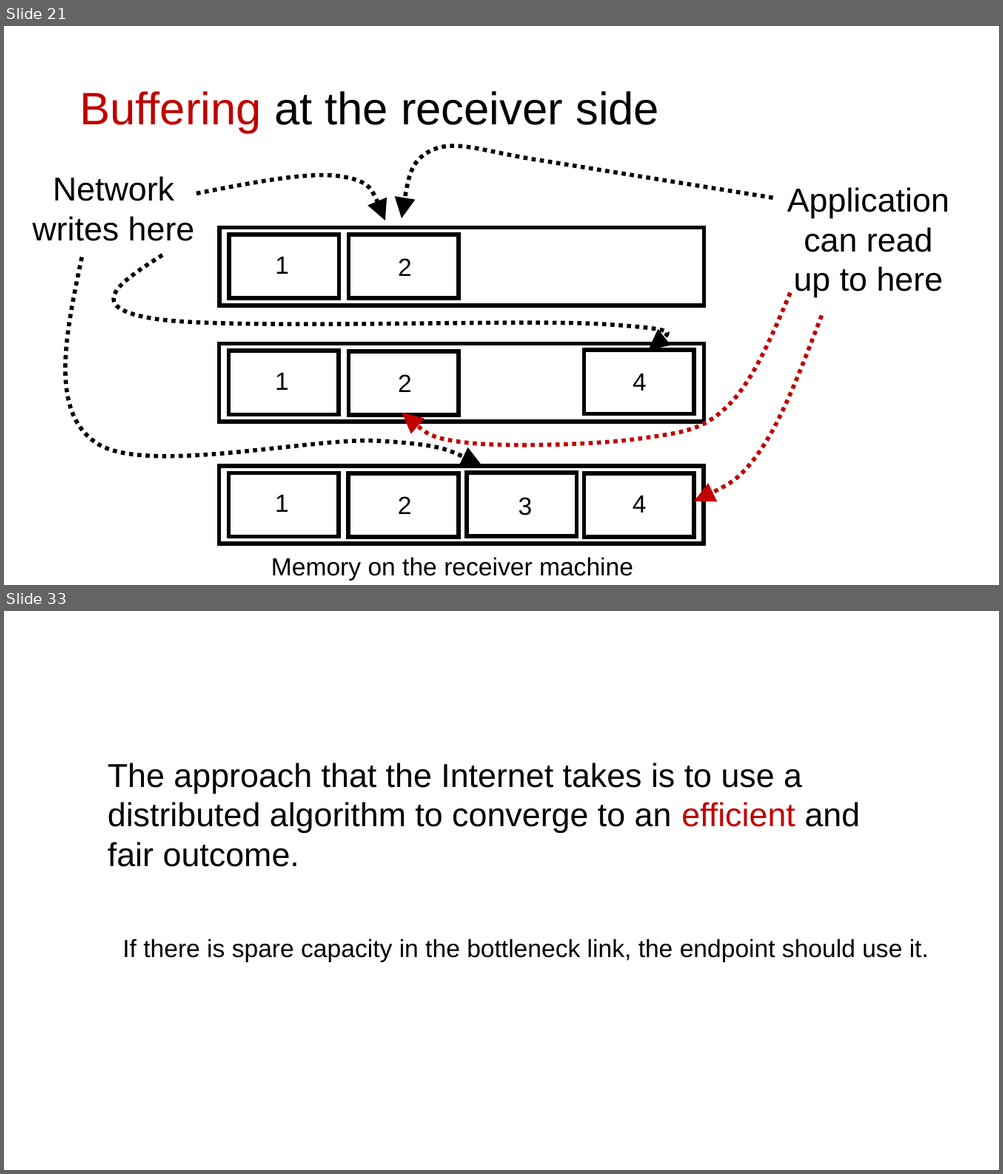
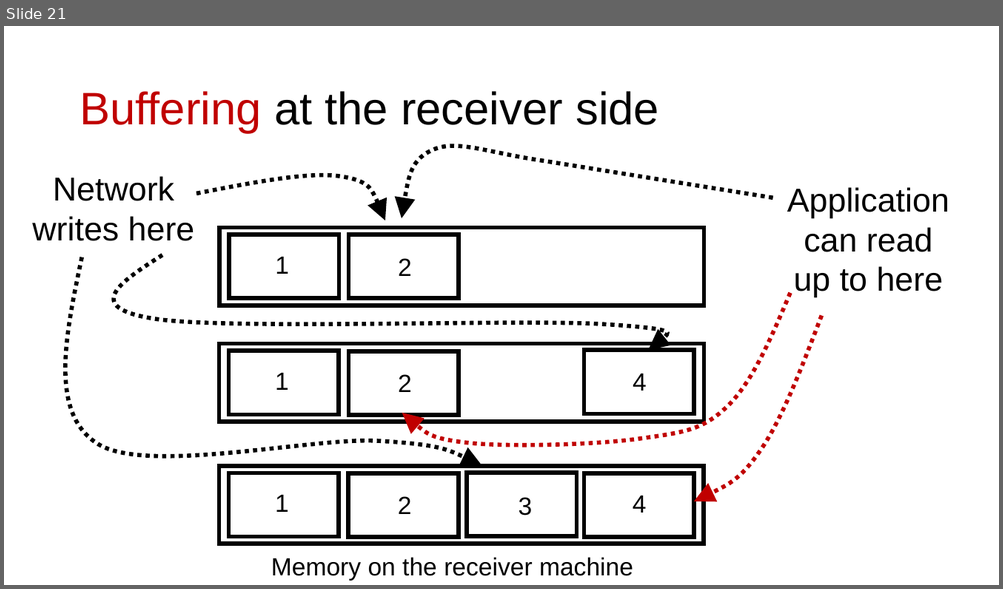
Before and after one commit to ngsrinivas/coursegen, a slide deck: ex/552-F19/lectures/05-transport.pptx. Shown one above the other, each under a label of ours: slides 21 and 33 before the commit, slide 21 after it; the slides between them are not shown. The pictures are 1003x1174 and 1003x589 pixels, drawn with LibreOffice and Linux fonts; fonts in the diff are those of the drawing. Boxes give left, top, right and bottom in pixels: in the first picture for what was removed or moved away, otherwise in the second. Text is boxed around its words. In the diff, an @@ line names an element or a change of style, - is before the commit and + after.

```diff
--- a/ex/552-F19/lectures/05-transport.pptx
+++ b/ex/552-F19/lectures/05-transport.pptx
@@ slide 33 removed at bbox=[4, 611, 999, 1170], background #FFFFFF @@
@@ text removed at bbox=[108, 763, 860, 867] @@
-The approach that the Internet takes is to use a distributed algorithm to converge to an efficient and fair outcome.
@@ text removed at bbox=[122, 939, 928, 963] @@
-If there is spare capacity in the bottleneck link, the endpoint should use it.
```
Also in this commit, not shown: 1 slide changed, 27 other slides removed, 3 other files.
